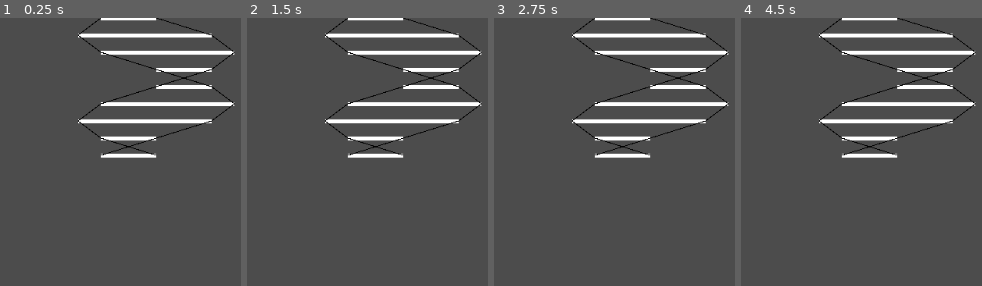
Above: before the commit, frames 1-4 (left to right).
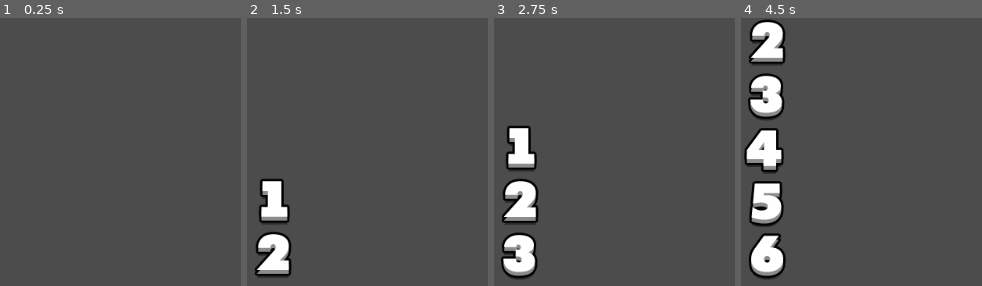
Above: after the commit, the same moments.

Repository: Pe3Hu/uri
Game: Godot game, scene res://scenes/Livre/Livre.tscn
Same seed, same stepped clock (60 frames per second), same inputs: the game is played once before the commit and once after it. Before the commit the project starts from res://scenes/Genoma/Genoma.tscn.
Inputs (mouse positions are in pixels of both pictures, inside the frame that each line leads up to):
- Up to frame 1 (0.25 s): no input
- Up to frame 2 (1.5 s): tap Enter at 0.5 s; move the mouse to (outside the picture) at 0.52 s; click (outside the picture) at 0.67 s; tap Space at 1.25 s; move the mouse to (487, 275) at 1.27 s; click (487, 275) at 1.42 s
- Up to frame 3 (2.75 s): tap Enter at 2 s; move the mouse to (outside the picture) at 2.02 s; click (outside the picture) at 2.17 s
- Up to frame 4 (4.5 s): tap Space at 2.75, 4.25 s; move the mouse to (outside the picture) at 2.77 s; click (outside the picture) at 2.92 s; tap Enter at 3.5 s; move the mouse to (outside the picture) at 3.52 s; click (outside the picture) at 3.67 s; move the mouse to (900, 181) at 4.27 s; click (900, 181) at 4.42 s

The runs differ from the first frame. In frame 1, 6.6% of the frame differs, in the area x 32-98%, y 0-53%; in frame 2, 11%; in frame 3, 13%; in frame 4, 17%, in the area x 1-98%, y 0-98%.

Commit message:
update version 0.001
1. Livre & Lettre scenes added
2. Livre lift_column func added

Diff:
--- a/project.godot
+++ b/project.godot
@@ -8,10 +8,44 @@
 
 config_version=4
 
+_global_script_classes=[ {
+"base": "Node2D",
+"class": "Criatura",
+"language": "GDScript",
+"path": "res://scenes/Сriatura/Сriatura.gd"
+}, {
+"base": "Node2D",
+"class": "Gene",
+"language": "GDScript",
+"path": "res://scenes/Gene/Gene.gd"
+}, {
+"base": "Node2D",
+"class": "Genoma",
+"language": "GDScript",
+"path": "res://scenes/Genoma/Genoma.gd"
+}, {
+"base": "Control",
+"class": "Lettre",
+"language": "GDScript",
+"path": "res://scenes/Lettre/Lettre.gd"
+}, {
+"base": "GridContainer",
+"class": "Livre",
+"language": "GDScript",
+"path": "res://scenes/Livre/Livre.gd"
+} ]
+_global_script_class_icons={
+"Criatura": "",
+"Gene": "",
+"Genoma": "",
+"Lettre": "",
+"Livre": ""
+}
+
 [application]
 
 config/name="uri"
-run/main_scene="res://scenes/Genoma/Genoma.tscn"
+run/main_scene="res://scenes/Livre/Livre.tscn"
 config/icon="res://assets/icon.png"
 
 [autoload]
--- a/scenes/Gene/Gene.gd
+++ b/scenes/Gene/Gene.gd
@@ -1,5 +1,5 @@
 extends Node2D
-
+class_name Gene
 
 
 func _ready():
--- a/scenes/Genoma/Genoma.gd
+++ b/scenes/Genoma/Genoma.gd
@@ -1,4 +1,5 @@
 extends Node2D
+class_name Genoma
 
 
 var a = 100
@@ -16,7 +17,7 @@
 
 
 func set_sin_curve(line_: Line2D, shfit_: int) -> void:
-	line_.width = 1
+	line_.width = 3
 	line_.default_color = Color.black
 	var dots = []
 	var k = 3+(n*2-1)*2
@@ -42,11 +43,10 @@
 		#x /= a
 		xs.append(x)
 		sum += x
-		print(x)
 
 	for x in xs:
 		x /= 5
-	print(sum)
+	print(xs.size(),sum)
 
 
 func _draw():
--- /dev/null
+++ b/scenes/Lettre/Lettre.gd
@@ -0,0 +1,17 @@
+extends Control
+class_name Lettre
+
+
+var grid = Vector2.ZERO
+
+
+func set_frame(frame_: int) -> void:
+	$Sprite.frame = frame_
+
+
+func get_frame() -> int:
+	return $Sprite.frame
+
+
+func set_data(data_: Dictionary) -> void:
+	grid = data_.grid
--- /dev/null
+++ b/scenes/Lettre/Lettre.tscn
@@ -0,0 +1,19 @@
+[gd_scene load_steps=3 format=2]
+
+[ext_resource path="res://assets/fonts/branca.png" type="Texture" id=1]
+[ext_resource path="res://scenes/Lettre/Lettre.gd" type="Script" id=2]
+
+[node name="Lettre" type="Control"]
+margin_left = -32.0
+margin_top = -32.0
+margin_right = 32.0
+margin_bottom = 32.0
+rect_min_size = Vector2( 64, 64 )
+script = ExtResource( 2 )
+
+[node name="Sprite" type="Sprite" parent="."]
+texture = ExtResource( 1 )
+centered = false
+hframes = 5
+vframes = 9
+frame = 43
--- /dev/null
+++ b/scenes/Livre/Livre.gd
@@ -0,0 +1,137 @@
+extends GridContainer
+class_name Livre
+
+var lettre_scene = preload("res://scenes/Lettre/Lettre.tscn")
+
+var cols = 3
+var rows = 5
+const NUMBER_SHIFT = 10
+const ALPHABET_END = 43
+var num = 0
+
+var lettres = []
+
+func _ready():
+	columns = cols
+	init_empty_lettres()
+
+
+func init_empty_lettres() -> void:
+	for _i in cols:
+		lettres.append([])
+
+		for _j in rows:
+			var data = {}
+			data.grid = Vector2(_i,_j)
+			var new_lettre = lettre_scene.instance()
+			new_lettre.set_data(data)
+			#lettres[_i].append(new_lettre)
+			add_child(new_lettre)
+
+
+func spawn_lettre() -> void:
+	var col = 0#select_random_column()
+	var vocabulary = ["A","B","B"]
+	var letter = Global.get_random_element(vocabulary)
+	var frame_index = num#Global.ALPHABET.find(letter)+NUMBER_SHIFT
+	var grid = Vector2(col,rows-1)
+	var direction = Vector2(0,-1)
+	var new_grid = lift_column(grid, direction)
+
+
+	if lettres[new_grid.x].size() < rows:
+		lettres[new_grid.x].insert(0,new_grid)
+
+	get_lettre(grid).set_frame(frame_index)
+
+	num+=1
+
+	if num >= NUMBER_SHIFT:
+		num = 0
+
+	print(lettres)
+
+
+func select_random_column() -> int:
+	var lettre = Global.get_random_element(lettres.front())
+	return lettre.grid.x
+
+
+func lift_column(grid_: Vector2, direction_: Vector2) -> Vector2:
+	var next = grid_
+	var frame_index = get_lettre(next).get_frame()
+
+	if frame_index >= ALPHABET_END:
+		return grid_
+
+	next += direction_
+	var d = get_lettre(next)
+	frame_index = get_lettre(next).get_frame()
+
+	while check_border(next) && frame_index < ALPHABET_END:
+		next += direction_
+
+		if check_border(next):
+			frame_index = get_lettre(next).get_frame()
+
+	if !check_border(next):
+		next -= direction_
+
+	var result = next
+
+	while check_border(next-direction_):
+		lift_lettre(next, direction_)
+		next -= direction_
+
+	return result
+
+
+func lift_lettre(next_: Vector2, direction_: Vector2)  -> void:
+	var previous = next_-direction_
+	var frame_index = get_lettre(previous).get_frame()
+	get_lettre(next_).set_frame(frame_index)
+
+
+func _input(event):
+	if event is InputEventMouseButton:
+		Global.mouse_pressed = !Global.mouse_pressed
+
+		if Global.mouse_pressed:
+			spawn_lettre()
+
+
+func get_lettre(grid_: Vector2) -> Lettre:
+	var index = grid_.y*cols+grid_.x
+	var lettre = get_child(index)
+	return lettre
+
+
+func budge_lettre(grid_: Vector2, direction_: Vector2) -> void:
+	if check_budge(grid_, direction_):
+		fall_column(grid_)
+		fall_column(grid_+direction_)
+
+
+func fall_column(grid_: Vector2) -> void:
+	var col = lettres[grid_.x]
+	print(col)
+
+	while col.back().y != col.size():
+		for _i in range(grid_.y, col.size()-1, 1):
+			col[_i].y -= 1
+		print(col)
+
+
+func check_budge(grid_: Vector2, direction_: Vector2) -> bool:
+	var budged = grid_+direction_
+
+	if !check_border(budged):
+		return false
+
+	var check = lettres[budged.x].size() < grid_.y
+	return check
+
+
+func check_border(grid_: Vector2) -> bool:
+	var check = grid_.x >= 0 && grid_.x < cols && grid_.y >= 0 && grid_.y < rows
+	return check
--- /dev/null
+++ b/scenes/Livre/Livre.tscn
@@ -0,0 +1,6 @@
+[gd_scene load_steps=2 format=2]
+
+[ext_resource path="res://scenes/Livre/Livre.gd" type="Script" id=2]
+
+[node name="Livre" type="GridContainer"]
+script = ExtResource( 2 )
--- /dev/null
+++ b/scenes/Mot/Mot.tscn
@@ -0,0 +1,3 @@
+[gd_scene format=2]
+
+[node name="Mot" type="Node2D"]
--- /dev/null
+++ b/scenes/Syllabe/Syllabe.tscn
@@ -0,0 +1,3 @@
+[gd_scene format=2]
+
+[node name="Syllabe" type="Node2D"]
--- a/scenes/Сriatura/Сriatura.gd
+++ b/scenes/Сriatura/Сriatura.gd
@@ -1,7 +1,5 @@
 extends Node2D
-
-
-
+class_name Criatura
 
 
 func _ready():
--- a/scripts/Game.gd
+++ b/scripts/Game.gd
@@ -23,6 +23,7 @@
 		else:
 			Global.flag.click = !Global.flag.click
 
+
 func _process(delta):
 	pass
 
--- a/scripts/Global.gd
+++ b/scripts/Global.gd
@@ -9,6 +9,11 @@
 var node = {}
 var flag = {}
 var vec = {}
+const VOWELS = ["A","E","I","O","U","Y"]
+const CONSONANTS = ["B","C","D","F","G","H","J","K","L","M","N","P","Q","R","S","T","V","W","X","Z"]
+const ALPHABET = ["A","B","C","D","E","F","G","H","I","J","K","L","M","N","O","P","Q","R","S","T","U","V","W","X","Y","Z"]
+var mouse_pressed = false
+
 
 func init_num():
 	init_primary_key()
@@ -69,6 +74,7 @@
 	num.battlefield = {}
 	num.battlefield.combo = 3
 
+
 func init_primary_key():
 	num.primary_key = {}
 	num.primary_key.vicinity = 0
@@ -78,6 +84,7 @@
 	num.primary_key.sect = 0
 	num.primary_key.arena = 0
 
+
 func init_dict():
 	init_window_size()
 
@@ -87,12 +94,20 @@
 
 	dict.battlefield = {}
 	dict.battlefield.rule = ["Same Stage", "Full Span", "Ordered Elevation"]#"Same Sect"
+
+	dict.feature = {
+		"chakra": ["capacity","quality","control"],
+		"evolution": ["genius","talent"],
+		"element": ["affinity","resistance"]
+	}
+
 
 func init_window_size():
 	dict.window_size = {}
 	dict.window_size.width = ProjectSettings.get_setting("display/window/size/width")
 	dict.window_size.height = ProjectSettings.get_setting("display/window/size/height")
 	dict.window_size.center = Vector2(dict.window_size.width/2, dict.window_size.height/2)
+
 
 func init_arr():
 	arr.sequence = {}
@@ -118,6 +133,7 @@
 	arr.elevation = ["Fossa","Hill","Peak"]
 	fill_talent()
 
+
 func fill_talent():
 	arr.talent = []
 
@@ -126,17 +142,21 @@
 
 		for _j in pow(n,2):
 			arr.talent.append(_i)
+
 
 func init_node():
 	node.TimeBar = get_node("/root/Game/TimeBar")
 	node.Game = get_node("/root/Game")
 
+
 func init_flag():
 	flag.click = false
 	flag.stop = false
 
+
 func init_vec():
 	vec.map = dict.window_size.center - Vector2(num.map.cols,num.map.rows)*num.vicinity.a/2
+
 
 func _ready():
 	init_dict()
@@ -146,12 +166,19 @@
 	init_flag()
 	init_vec()
 
+
+func get_random_element(arr_: Array):
+	rng.randomize()
+	var index_r = rng.randi_range(0, arr_.size()-1)
+	return arr_[index_r]
+
 func save_json(data_,file_path_,file_name_):
 	var file = File.new()
 	file.open(file_path_+file_name_+".json", File.WRITE)
 	file.store_line(to_json(data_))
 	file.close()
 
+
 func load_json(file_path_,file_name_):
 	var file = File.new()
 
@@ -163,8 +190,10 @@
 	var data = parse_json(file.get_as_text())
 	return data
 
+
 func custom_log(value_,base_):
 	return log(value_)/log(base_)
+
 
 func next_rank():
 	num.rank.current = (num.rank.current+1)%num.region.ranks
@@ -173,6 +202,7 @@
 		for vicinity in obj.map.arr.region[num.rank.current][_i].arr.vicinity:
 			var hue = float(_i)/float(obj.map.arr.region[num.rank.current].size())
 			vicinity.color.background = Color().from_hsv(hue,1,1)
+
 
 func cross_roads(roads_):
 	var capitals = []
@@ -201,6 +231,7 @@
 		return true
 	else:
 		return false
+
 
 func cross(x1_,y1_,x2_,y2_,x3_,y3_,x4_,y4_):
 	var n = -1
@@ -225,10 +256,12 @@
 
 	return first && second
 
+
 func get_all_perms(arr_):
 	var result = []
 	perm(result, arr_,0)
 	return result
+
 
 func perm(result_, arr_, l_):
 	if l_ >= arr_.size():
@@ -244,10 +277,12 @@
 		perm(result_, arr_, l_+1)
 		swap(arr_, l_, _i)
 
+
 func swap(arr_, i_, j_):
 	var temp = arr_[i_]
 	arr_[i_] = arr_[j_]
 	arr_[j_] = temp
+
 
 func conjunction(n_, m_):
 	var result = factorial(n_)
@@ -255,6 +290,7 @@
 	result /= factorial(m_)
 	return result
 
+
 func factorial(n_):
 	var result = 1
 
Renamed: assets/ALBA____.TTF -> assets/fonts/ALBA____.TTF
Renamed: assets/ELEPHNT.TTF -> assets/fonts/ELEPHNT.TTF
Renamed: assets/Marlboro.ttf -> assets/fonts/Marlboro.ttf
Renamed: assets/Sabandija-font-ffp.ttf -> assets/fonts/Sabandija-font-ffp.ttf
Binary file added: assets/fonts/branca.png
Not shown, added: assets/fonts/branca.png.import
